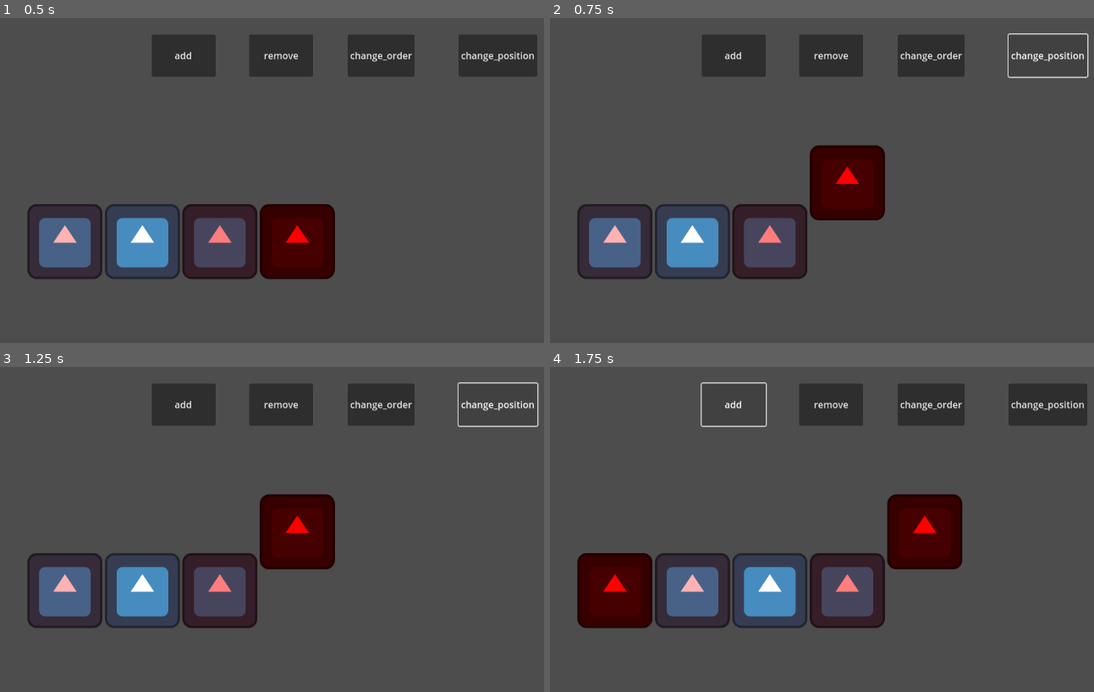
Above: before the commit, frames 1-4 (two rows, left to right).
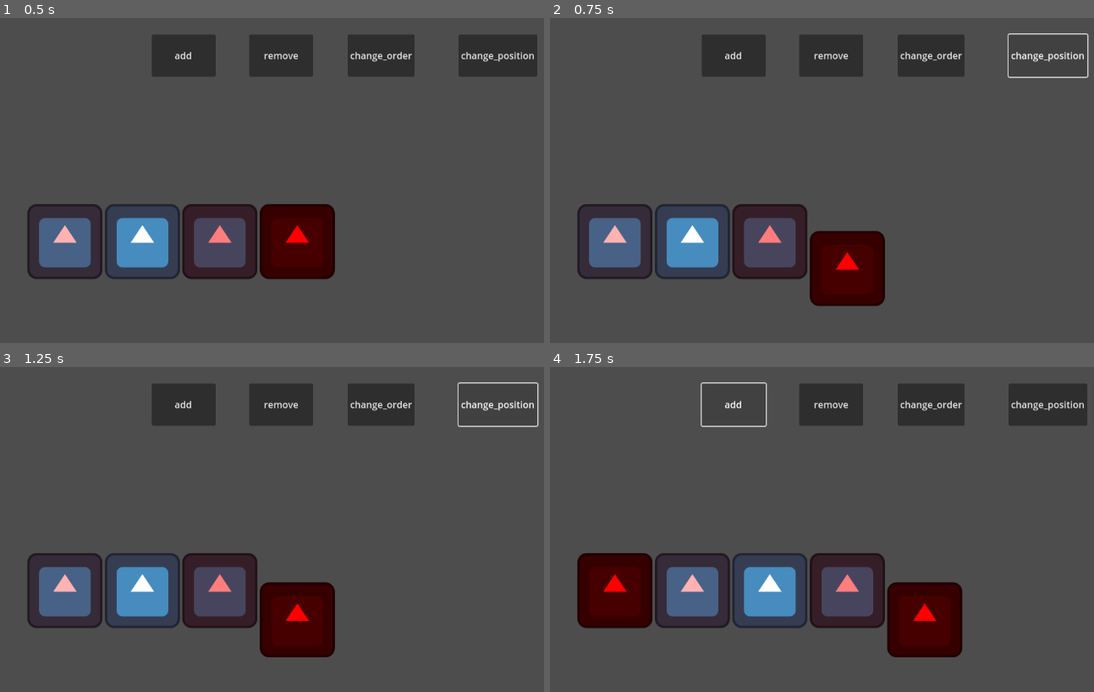
Above: after the commit, the same moments.

Repository: zmn-hamid/Godot-Animated-Container
Game: Godot game, scene res://ui_sync_children/ui.tscn
Same seed, same stepped clock (60 frames per second), same inputs: the game is played once before the commit and once after it. The engine's default icon, where the game draws it, is replaced by a stand-in: a white triangle on a blue panel in a dark square.
Inputs:
- Up to frame 1 (0.5 s): no input
- Up to frame 2 (0.75 s): click "change_position" at 0.5 s
- Up to frame 3 (1.25 s): no input
- Up to frame 4 (1.75 s): click "add" at 1.25 s

Frame 1 is identical in both runs. In frame 2, 6.3% of the frame differs, in the area x 47-62%, y 39-89%; in frame 3, 6.3%, in the area x 47-62%, y 39-90%; in frame 4, 6.3%.

Commit message:
fix: issue with parallel tweens

Diff:
--- a/ui_sync_children/ui.gd
+++ b/ui_sync_children/ui.gd
@@ -1,4 +1,6 @@
 extends Control
+
+@export var default_duration: float = 0.2
 
 @onready var responsive: HBoxContainer = $Responsive
 @onready var actual: Control = $Actual
@@ -31,9 +33,10 @@
 
 func start_sync() -> void:
 	"""updates $Actual children to sync with $Responsive"""
-	# DO NOT use `if` or it will break when doing fast clicks on change_order button
-	while tween and tween.is_running():
-		await tween.finished
+	await tween_finished()
+	# create a tween right away to avoid restarting
+	tween = create_tween().set_parallel() # you can unparallel this
+
 	var responsive_children = responsive.get_children()
 
 	# check for removal of children
@@ -53,7 +56,7 @@
 		sync_core(res_child, responsive_children.find(res_child))
 
 func sync_core(res_child, res_child_idx: int) -> void:
-	"""core function that syncs and tracks"""
+	"""core function that syncs, animates and tracks"""
 	if res_child not in tracked.keys():
 		# is a new child
 		# default global_position is zero
@@ -63,22 +66,19 @@
 	# calculate the changes made to the responsive child
 	var difference = res_child.global_position - tracked[res_child]["global_position"]
 	# add the changes to the actual child
-	tween_child(act_child, null, act_child.global_position + difference)
+	tween.tween_property(act_child, "global_position",
+						 act_child.global_position + difference,
+						 default_duration)
 	# update the tracked properties to match the responsive child
 	tracked[res_child]["global_position"] = res_child.global_position
 	# move the actual child to the correct index to match the order of responsive children
 	# this doesn't do anything with the visuals but will keep maintainability
 	actual.move_child(act_child, res_child_idx)
 
-func tween_child(act_child, from, to) -> void:
-	"""animates the $Actual child"""
-	tween = create_tween().set_parallel()
-	tween.tween_property(
-		act_child,
-		"global_position",
-		to,
-		.2,
-	).from(from if from else act_child.global_position)
+func tween_finished() -> void:
+	"""waits for all tweens to finish - always await this function"""
+	while tween and tween.is_running():
+		await tween.finished
 
 ### buttons
 
@@ -94,4 +94,9 @@
 	responsive.move_child(child, 0)
 
 func _on_change_position_pressed() -> void:
-	actual.get_child(-1).global_position.y -= 100
+	await tween_finished()
+	tween = create_tween() # you can set parallel if you want
+	var child_last = actual.get_child(-1)
+	tween.tween_property(child_last, "global_position:y",
+						 child_last.global_position.y + 50,
+						 default_duration)
